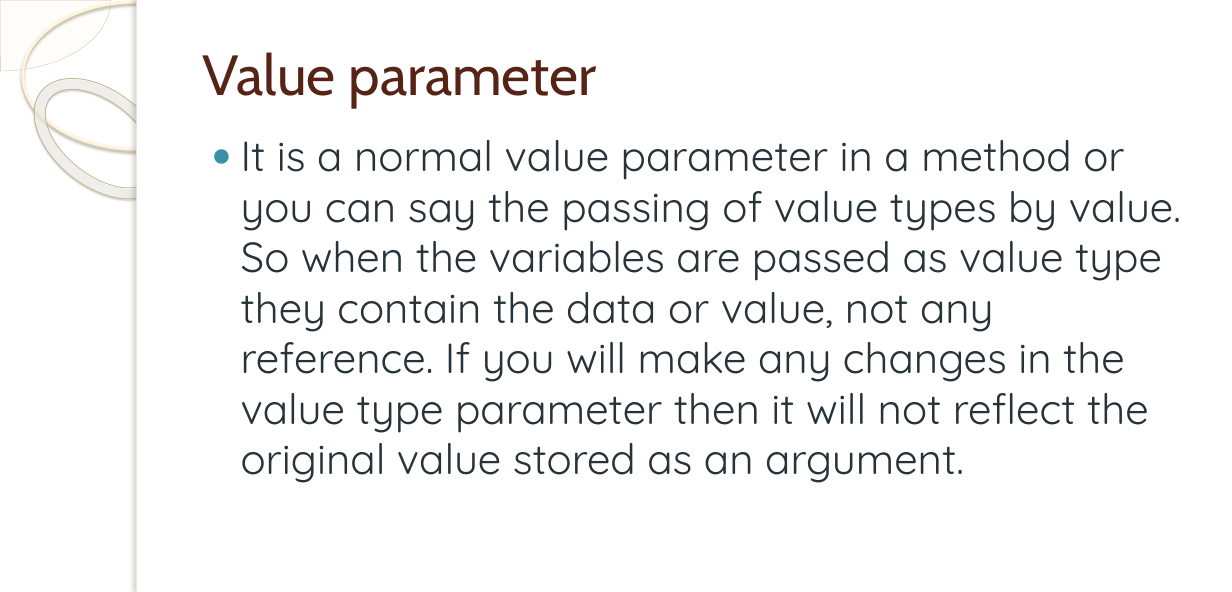
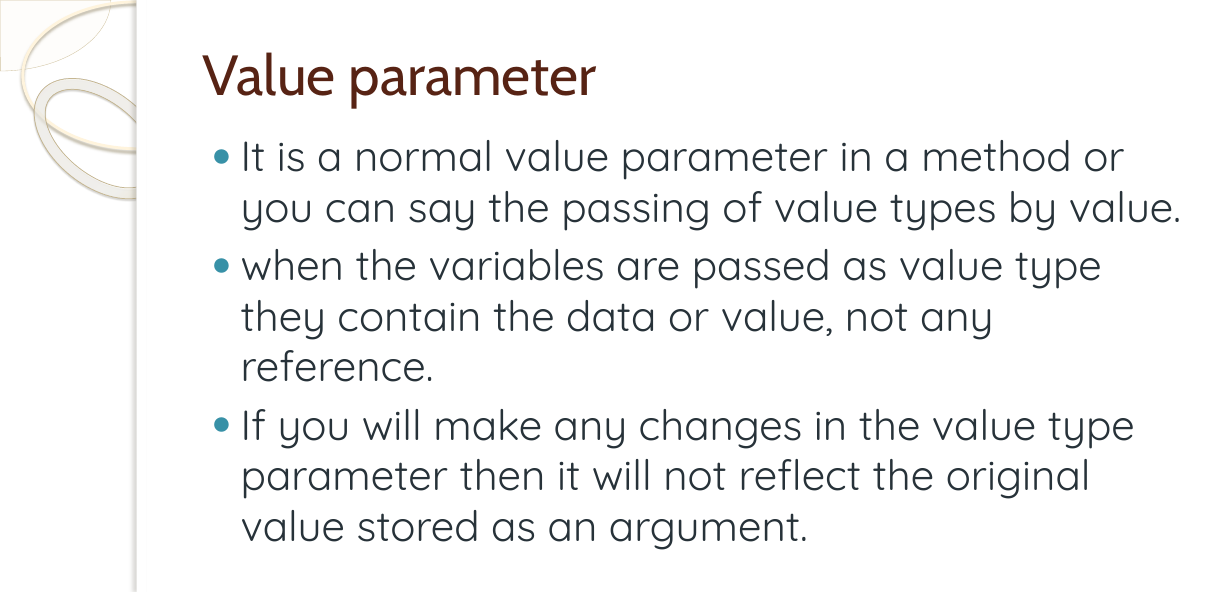
Before and after one commit to pravin9696/TypesOfParametersDemo210524, a slide deck: slide 25 of PPT/C# Class structure and objects.pptx. Drawn at 1232x592 pixels with LibreOffice and Linux fonts; fonts in the diff are those of the drawing; background and template pictures are left out. Boxes give left, top, right and bottom in pixels: in the first picture for what was removed or moved away, otherwise in the second. Text is boxed around its words. In the diff, an @@ line names an element or a change of style, - is before the commit and + after.

Commit message:
New mofied PPF added new examples added as below
Out parameters
In parameters
Parameter array (Params)
Default Or Optional parameter

```diff
--- a/PPT/C# Class structure and objects.pptx
+++ b/PPT/C# Class structure and objects.pptx
@@ text at (241,140,1181,550): text changed @@
-● It is a normal value parameter in a method or you can say the passing of value types by value. So when the variables are passed as value type they contain the data or value, not any reference. If you will make any changes in the value type parameter then it will not reflect the original value stored as an argument.
+● It is a normal value parameter in a method or you can say the passing of value types by value.
+● when the variables are passed as value type they contain the data or value, not any reference.
+● If you will make any changes in the value type parameter then it will not reflect the original value stored as an argument.
```
Also in this commit, not shown: 4 other slides changed, 8 slides added, 2 other files.
